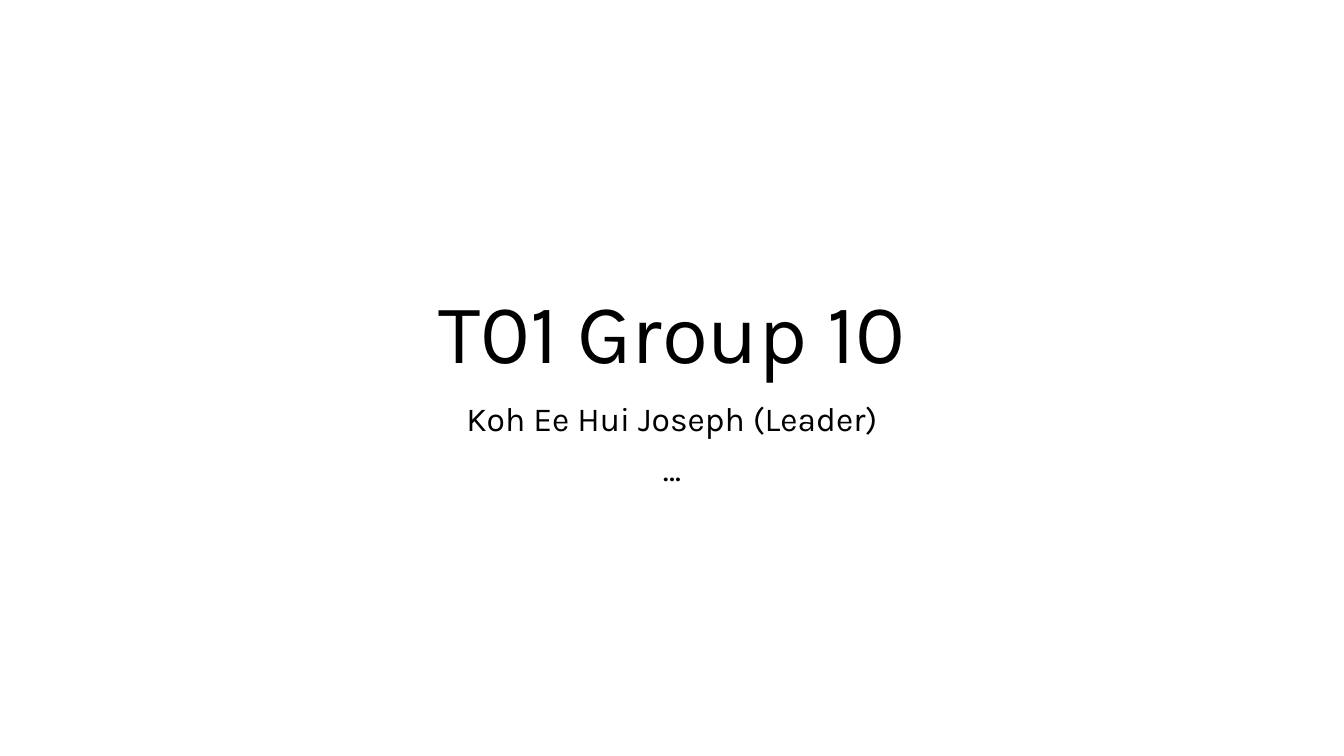
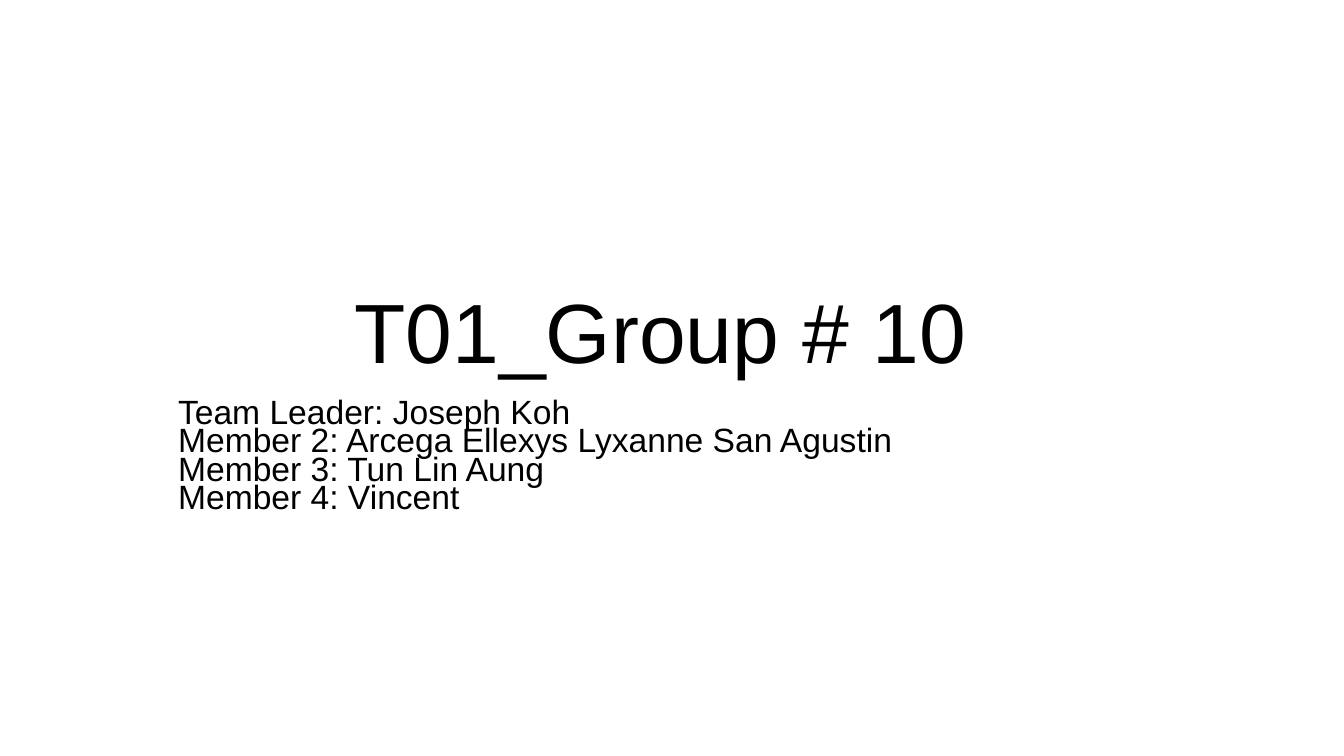
Before and after one commit to josephkohhh/SIM-UOW-Mods, a slide deck: slide 1 of ECON251/Assignment/presentation template.pptx. Drawn at 1344x756 pixels with LibreOffice and Linux fonts; fonts in the diff are those of the drawing. Boxes give left, top, right and bottom in pixels: in the first picture for what was removed or moved away, otherwise in the second. Text is boxed around its words. In the diff, an @@ line names an element or a change of style, - is before the commit and + after.

```diff
--- a/ECON251/Assignment/presentation template.pptx
+++ b/ECON251/Assignment/presentation template.pptx
@@ title at (354,304,965,379): text changed; font Karla to Arial @@
-T01 Group 10
+T01_Group # 10
@@ subtitle at (178,399,892,510): text changed; font Karla to Arial @@
-Koh Ee Hui Joseph (Leader)
-…
+Team Leader: Joseph Koh
+Member 2: Arcega Ellexys Lyxanne San Agustin
+Member 3: Tun Lin Aung
+Member 4: Vincent
```
Also in this commit, not shown: 10 other slides changed, 14 other files.
